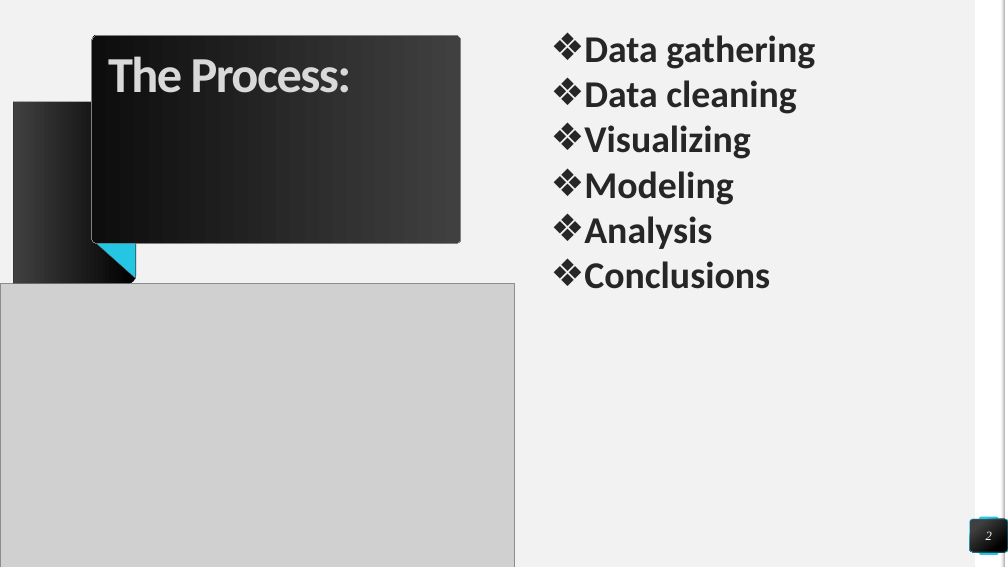
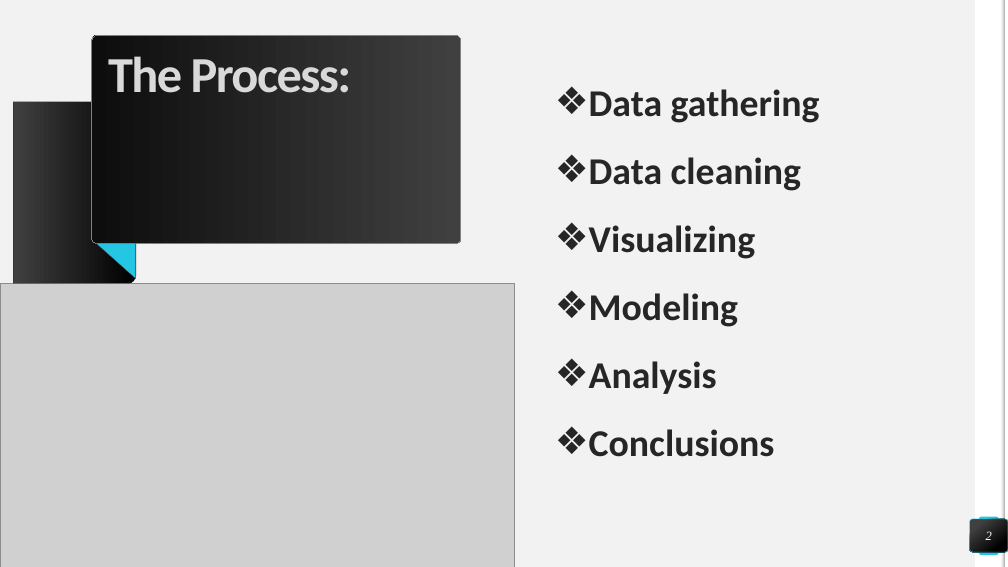
Before and after one commit to pwalesdi/GA_Project_3, a slide deck: slide 2 of Subreddit_Presentation.pptx. Drawn at 1008x567 pixels with LibreOffice and Linux fonts; fonts in the diff are those of the drawing; grey boxes stand for pictures. Boxes give left, top, right and bottom in pixels: in the first picture for what was removed or moved away, otherwise in the second. Text is boxed around its words. In the diff, an @@ line names an element or a change of style, - is before the commit and + after.

```diff
--- a/Subreddit_Presentation.pptx
+++ b/Subreddit_Presentation.pptx
@@ text "Data gathering": place and size @@
-text "Data gathering" at (584,35,815,289)
+text "Data gathering" at (589,89,820,457)
@@ text "Data gathering" at (589,89,820,457): line spacing 1 to 1.5 @@
```
Also in this commit, not shown: 2 other slides changed, 1 other file.
